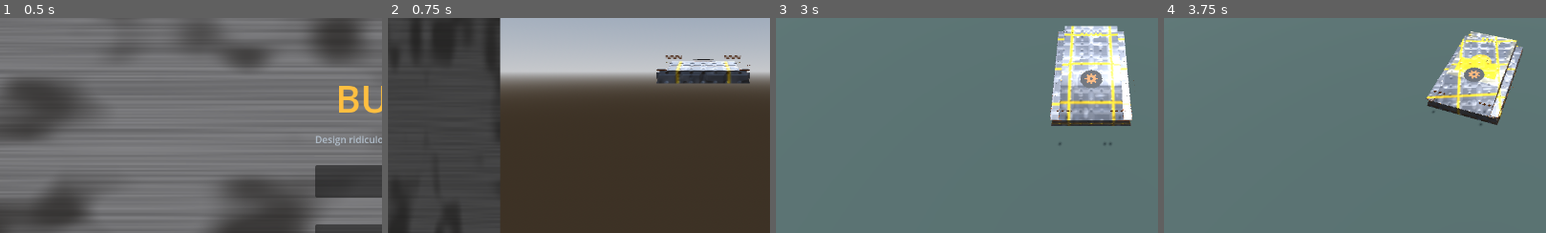
Above: before the commit, frames 1-4 (left to right).
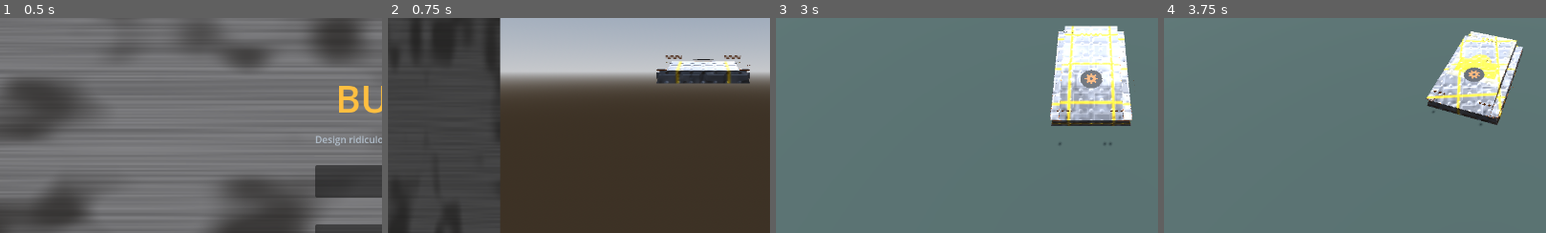
Above: after the commit, the same moments.

Repository: bobcatchris15-eng/Build-A-Bomber
Game: Godot game, scene res://scenes/MainMenu.tscn
Same seed, same stepped clock (60 frames per second), same inputs: the game is played once before the commit and once after it.
Inputs (mouse positions are % of the whole screen's width and height, from its top left):
- Up to frame 1 (0.5 s): no input
- Up to frame 2 (0.75 s): click "🔧 Design Lab" at 0.5 s
- Up to frame 3 (3 s): click "Blueprint Library..." at 1.25 s; click "Mirror Placement [M]" at 2 s; click "Test in Arena" at 2.75 s
- Up to frame 4 (3.75 s): tap Enter at 3.5 s; move the mouse to (72, 45) at 3.52 s; hold D from 3.53 s (still down); tap M at 3.6 s; click (72, 45) at 3.67 s
The pictures show only the part of the screen within x 9-59%, y 38-88%; the shares and areas given below are measured in that part.

Frame 1 is identical in both runs. In frame 2, 0.5% of the frame differs, in the area x 72-92%, y 20-25%; in frame 3, 4.9%, in the area x 72-94%, y 3-48%; in frame 4, 3.9%.
Error in both runs: Invalid call. Nonexistent function 'set_border_enabled_all' in base 'StyleBoxFlat'. (res://scripts/ui_theme.gd:32)

Commit message:
Fix hardened_steel armor roughness - root cause of hull's blown-out specular streak
hardened_steel's roughness=0.2 combined with the hull shader's ANISOTROPY
term into a near-mirror hotspot on every hull (anisotropic GGX's peak
brightness and sharpness both scale up steeply as roughness drops).
Raised to 0.42 - still the shiniest/most metallic of the 4 armor
materials, now reading as soft brushed aluminum instead of wet chrome.
Root-caused via a real-camera screenshot diagnostic that ruled out the
Environment/DirectionalLight3D setup (verified unmodified from Godot's
own defaults) - see DECISIONS_NEEDED.md.

Co-Authored-By: Claude Sonnet 5 <noreply@anthropic.com>

Diff:
--- a/prototype/scripts/hull_material_builder.gd
+++ b/prototype/scripts/hull_material_builder.gd
@@ -17,8 +17,24 @@
 # pale ceramic, energy_shielding's translucent glow) - only the ALBEDO COLOR
 # moved to being faction-driven instead of a fixed per-material color, since
 # color is now what distinguishes ownership, not armor type.
+#
+# hardened_steel's roughness raised 0.2 -> 0.42 (2026-07-17, root-caused a
+# "whole game looks glossy" report): under real-camera screenshots this
+# combined with the hull shader's own ANISOTROPY term (hull_faction_
+# material.gdshader) into a blown-out, near-mirror streak on every hull's
+# top/near face - anisotropic GGX's peak brightness AND sharpness both
+# scale up sharply as roughness drops, so a "shiny metal" value that looked
+# reasonable in isolation became a wet-chrome hotspot once anisotropy was
+# layered on top. 0.42 keeps hardened_steel the shiniest/most metallic of
+# the 4 armor types (still well below reactive_armor's 0.7) while actually
+# reading as "brushed anodized aluminum" (VISUAL_ART_DIRECTION.md 1.3's
+# "soft/broad highlight, not a sharp wet-looking one") rather than polished
+# chrome. The other 3 materials were NOT touched - reactive_armor/
+# ablative_ceramic were already reasonably matte, and energy_shielding's
+# low roughness is an intentional "active energy field" glow, one of the
+# few things that's supposed to read as glossy.
 const ARMOR_PBR = {
-	"hardened_steel": {"metallic": 0.8, "roughness": 0.2, "shield_mode": 0.0, "alpha": 1.0},
+	"hardened_steel": {"metallic": 0.8, "roughness": 0.42, "shield_mode": 0.0, "alpha": 1.0},
 	"reactive_armor": {"metallic": 0.1, "roughness": 0.7, "shield_mode": 0.0, "alpha": 1.0},
 	"ablative_ceramic": {"metallic": 0.0, "roughness": 0.5, "shield_mode": 0.0, "alpha": 1.0},
 	"energy_shielding": {"metallic": 0.1, "roughness": 0.1, "shield_mode": 1.0, "alpha": 0.7},
